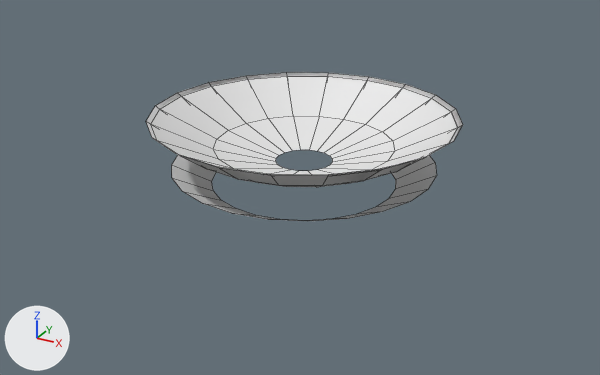
Two versions of the FBX model Effect#1/Assets/Graphicsdata/FX/FBX/FX_Tube.FBX, one commit apart.
Before and after are seen from a 50 mm camera at (1.64, -3.02, 1.39) aimed at (0.02, -0.08, -0.08). The axes (+X, +Y, +Z) are drawn at lower left. The lights are the same throughout. Mesh edges are drawn as thin lines. Where no turn or scale is listed for an object, it has been applied to the vertices.

Names of what the first picture shows: 'FX_Tube_01', 'FX_Tube_02', 'FX_Tube_03'.
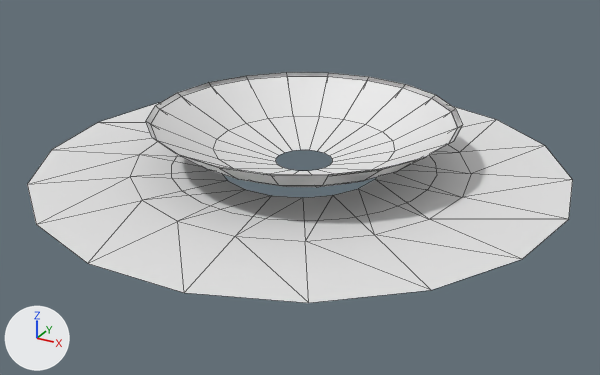
Boxes [x1, y1, x2, y2] around the edits, measured in the pictures (600 x 375 px):
'FX_Tube_04', added
    after: [27, 103, 573, 303]
'FX_Tube_01', unchanged, covered by the edit
    before: [172, 155, 437, 221]

The change in detail:
Mesh me_mesh_003 is new.
It has 54 vertices, 72 faces and spans x -1.17..1.17, y -1.15..1.15, z 0.0.
Object 'FX_Tube_04' (ob_fx_tube_04) is new; it shows me_mesh_003.
Its location is (-0.007, -0.019, 0.0).
